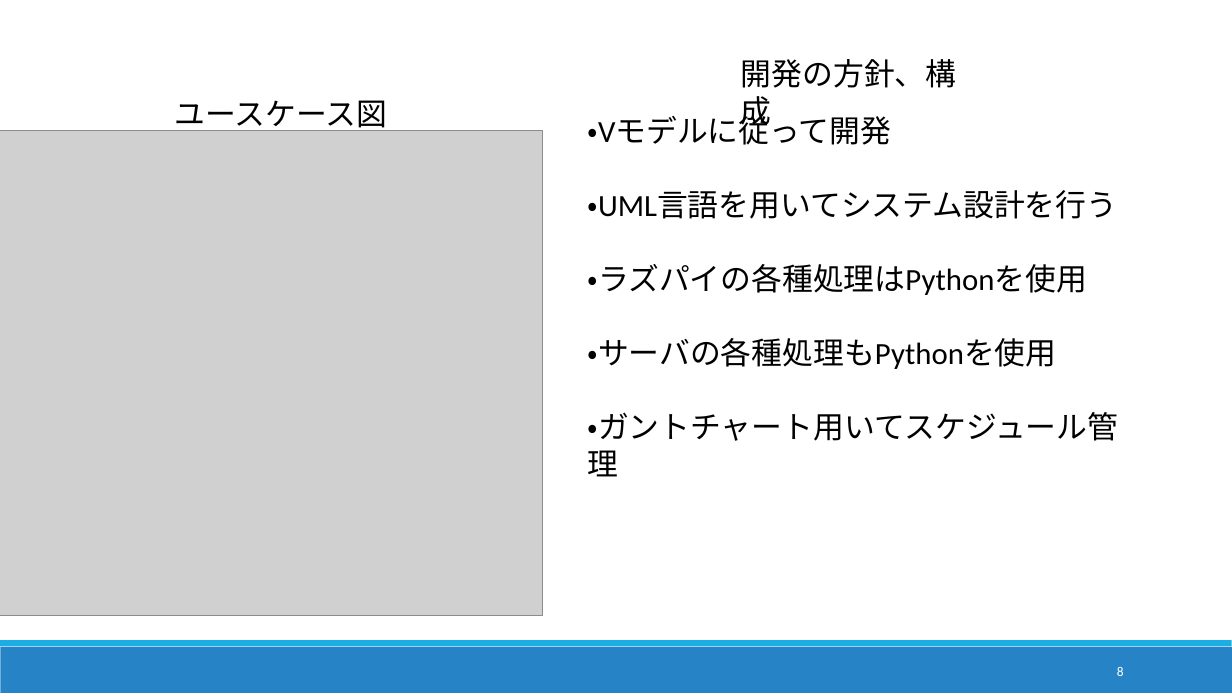
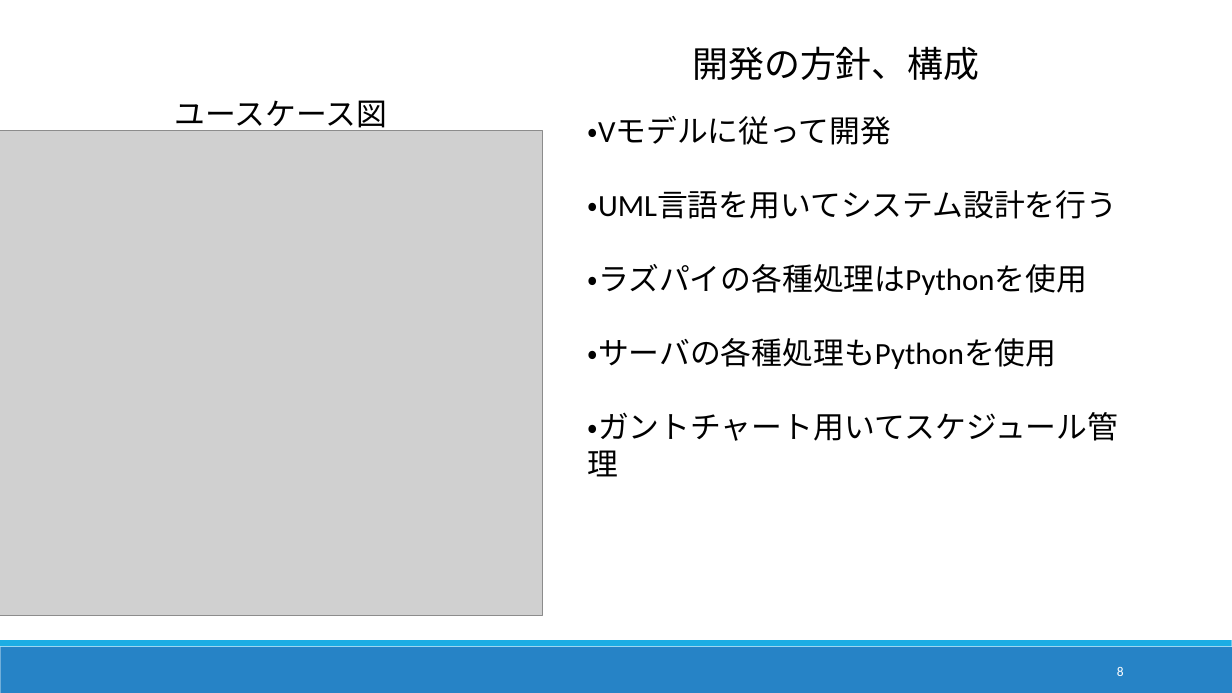
Before and after one commit to DJ956/YoloBarcodeReader, a slide deck: slide 8 of プレゼン/中間報告_danbara.pptx. Drawn at 1232x693 pixels with LibreOffice and Linux fonts; fonts in the diff are those of the drawing; grey boxes stand for pictures. Boxes give left, top, right and bottom in pixels: in the first picture for what was removed or moved away, otherwise in the second. Text is boxed around its words. In the diff, an @@ line names an element or a change of style, - is before the commit and + after.

```diff
--- a/プレゼン/中間報告_danbara.pptx
+++ b/プレゼン/中間報告_danbara.pptx
@@ text "開発の方針、構成" moved from (x1=741, y1=59, x2=957, y2=131) to (x1=692, y1=46, x2=979, y2=80) @@
@@ text "開発の方針、構成" at (x1=692, y1=46, x2=979, y2=80): size 24 to 28 pt @@
```
Also in this commit, not shown: 1 other slide changed, 1 other file.
